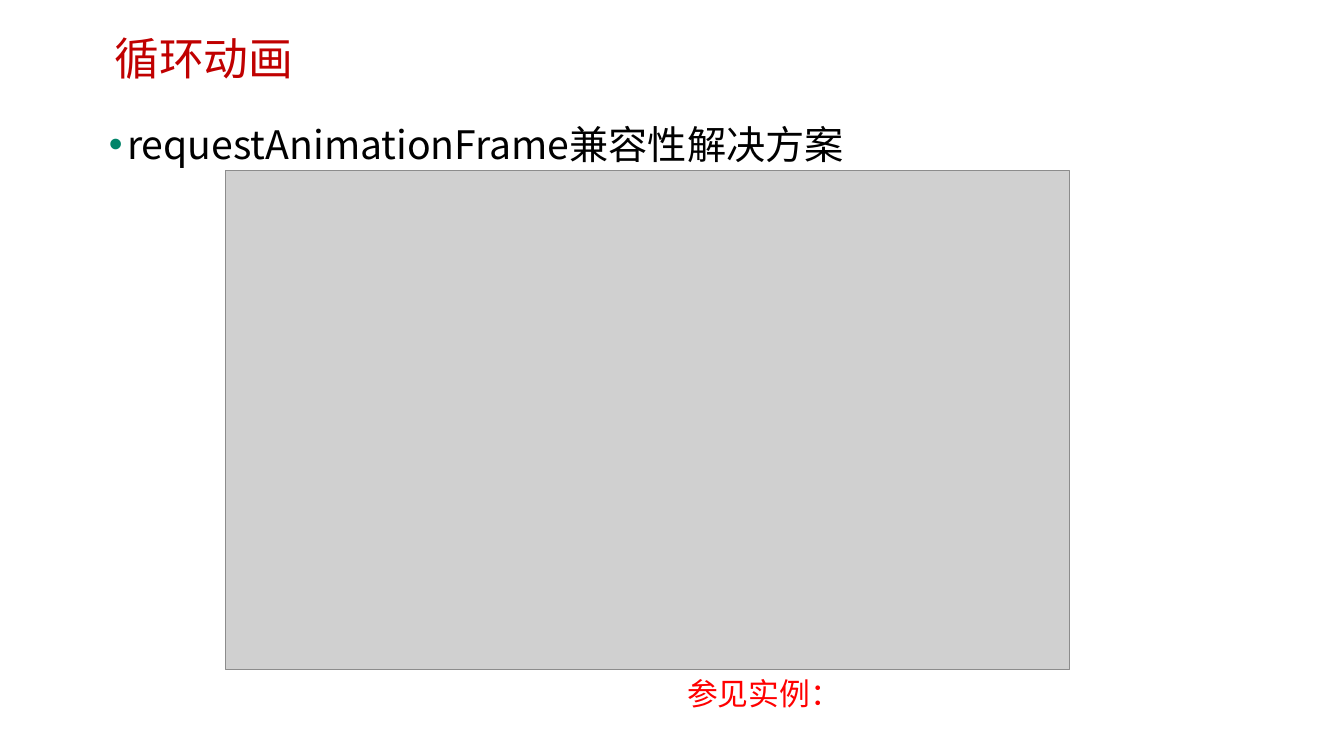
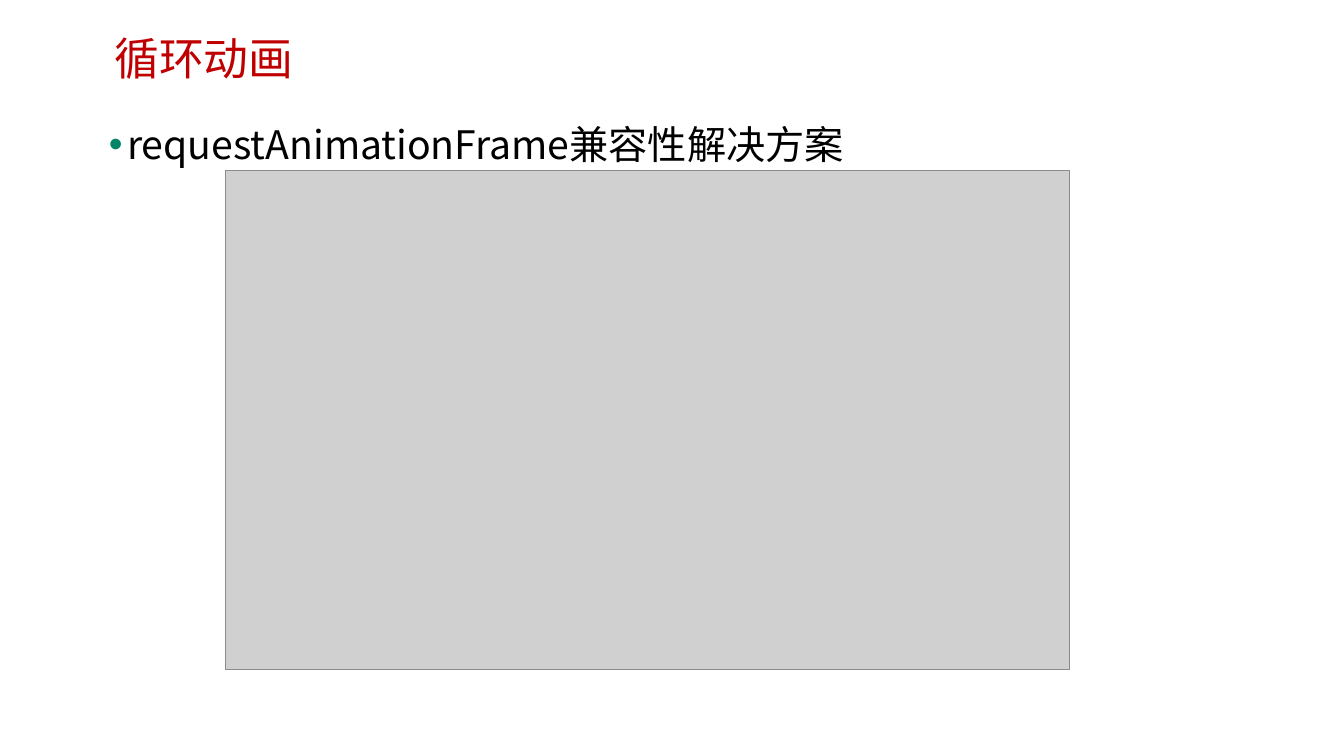
Before and after one commit to edu2act/course-H5-Animation-and-Game-Development, a slide deck: slide 5 of 课程PPT/（04）H5 Canvas动画.pptx. Drawn at 1344x756 pixels with LibreOffice and Linux fonts; fonts in the diff are those of the drawing; grey boxes stand for pictures; background and template pictures are left out. Boxes give left, top, right and bottom in pixels: in the first picture for what was removed or moved away, otherwise in the second. Text is boxed around its words. In the diff, an @@ line names an element or a change of style, - is before the commit and + after.

```diff
--- a/课程PPT/（04）H5 Canvas动画.pptx
+++ b/课程PPT/（04）H5 Canvas动画.pptx
@@ text removed at <box>687,679,841,708</box> @@
-参见实例：
```
Also in this commit, not shown: 3 other slides changed, 5 slides added, 18 other files.
